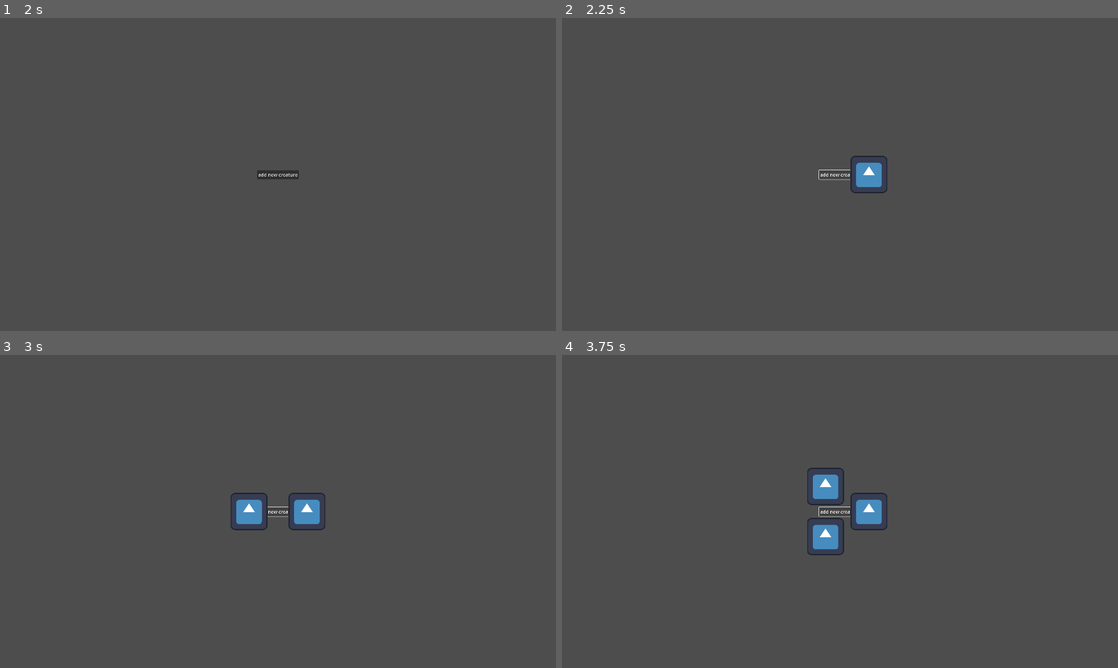
Above: before the commit, frames 1-4 (two rows, left to right).
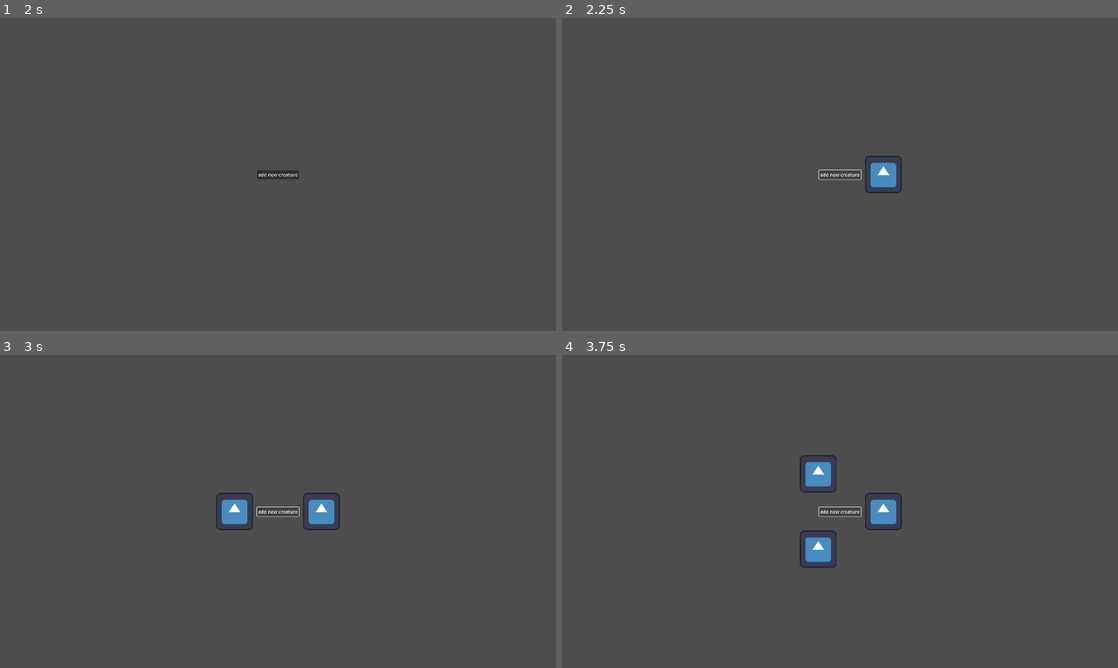
Above: after the commit, the same moments.

Repository: elliotfontaine/gmtk-2025-submission
Game: Godot game, scene res://main.tscn
Same seed, same stepped clock (60 frames per second), same inputs: the game is played once before the commit and once after it. The engine's default icon, where the game draws it, is replaced by a stand-in: a white triangle on a blue panel in a dark square.
Inputs:
- Up to frame 1 (2 s): click "play." at 0.5 s; click "add new creature" at 1.25 s
- Up to frame 2 (2.25 s): click "add new creature" at 2 s
- Up to frame 3 (3 s): click "add new creature" at 2.75 s
- Up to frame 4 (3.75 s): tap Enter at 3.5 s

Frame 1 is identical in both runs. In frame 2, 0.6% of the frame differs, in the area x 51-62%, y 44-56%; in frame 3, 1.1%; in frame 4, 1.9%, in the area x 42-62%, y 32-68%.

Commit message:
Update world.gd

Diff:
--- a/world.gd
+++ b/world.gd
@@ -16,8 +16,8 @@
 	for creature :Creature in creatures:
 		var angle = (2 * PI * i) / creature_amount
 		i+= 1
-		creature.position.x = max(30*creature_amount,100) * cos(angle)
-		creature.position.y = max(30*creature_amount,100) * sin(angle)
+		creature.position.x = max(30*creature_amount,150) * cos(angle)
+		creature.position.y = max(30*creature_amount,150) * sin(angle)
 
 
 func _on_button_add_pressed() -> void:
